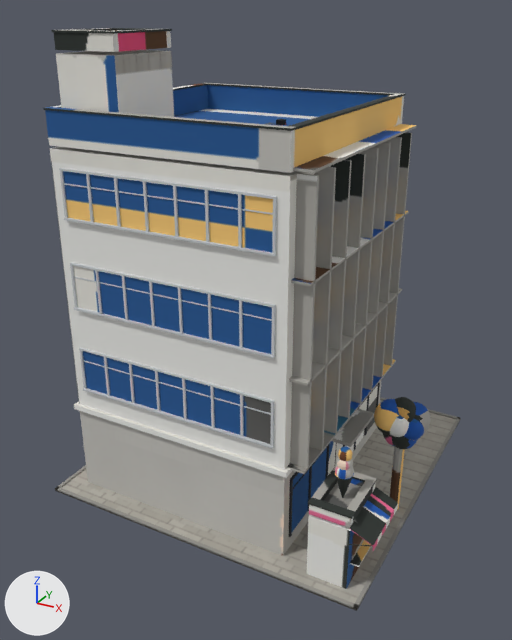
An edit to the glTF model openttd/media/baseset/decouple/objekty/mirne/dum_0d_kancelare.glb, drawn before and after from the same camera.
One viewpoint serves both versions: a 50 mm camera at (18.4, -15.0, 17.1) aimed at (6.7, 6.2, 6.4). Lighting does not change. The marker at lower left points along +X, +Y and +Z. The older version comes first. Where no turn or scale is listed for an object, it has been applied to the vertices. Vertices at exactly the same position are counted once.
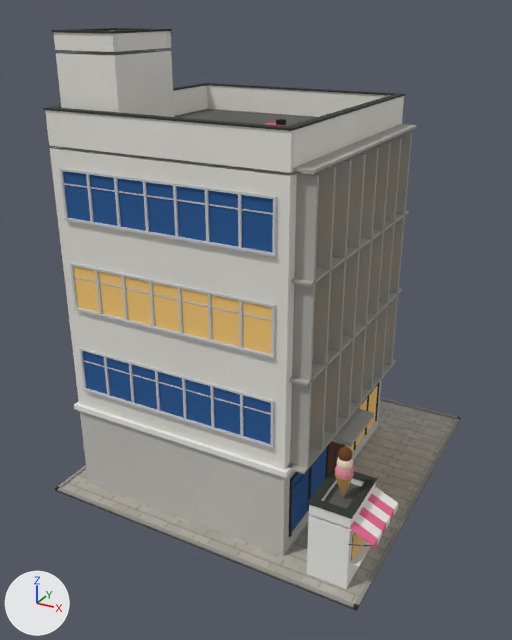
Changed parts and their boxes [x1, y1, x2, y2] in the pictures (512 x 640 px; the box of a moved part takes in the faces that stretch with it):
'Mesh_0', surface changed, reshaped: [43, 28, 460, 611] in both
'Mesh_1', surface changed: [73, 266, 378, 560] in both
part 1 of me_mesh_0, deleted: before [374, 397, 431, 510]
part 2 of me_mesh_0, moved or reshaped: [339, 447, 352, 455] in both
part 3 of me_mesh_0, surface changed: [45, 28, 416, 589] in both

Edits to the bpy script that builds the scene:
```text
Change mat_atlas:
    where n3 = _N.new('ShaderNodeMapping'); n3.name = 'Mapping'
    n3.inputs[1].default_value: (0.00358, -14.28, 0.0) -> (0.00345, -14.28, 0.0)  # 'Location'
    n3.inputs[3].default_value: (15.64, 15.23, 1.0) -> (15.56, 15.23, 1.0)  # 'Scale'
Change me_mesh_0:
    used by ob_mesh_0; location = (0.71, 13.68, 0.0)
    remove me_mesh_0.from_pydata(...)  # 5322 vertices, 10064 faces; spans x 0.0..12.7, y -12.7..0.0, z 0.0..16.5
    add me_mesh_0.from_pydata(...)  # 3682 vertices, 6828 faces; spans x 0.0..12.6, y -12.7..0.0, z 0.0..16.5
    me_mesh_0 part 1: 11 loose pieces with 1640 vertices, spanning x 10.9..12.7, y -8.3..-6.6, z 0.0..4.7, are deleted
    me_mesh_0 part 2
    27 faces are deleted
    6 vertices move within x 11.0..11.2, y -11.1..-10.9, z 4.1..4.5
    27 new faces join them
    me_mesh_0 part 3: 1177 kept faces spanning x 0.7..12.6, y -12.2..-0.2, z 0.0..16.5 get new texture (UV) coordinates
Change me_mesh_1:
    where me_mesh_1.from_pydata(...)  # 240 vertices, 120 faces; spans x 0.77..11.82, y -11.83..-2.4, z 0.6..12.32
    used by ob_mesh_1; location = (0.71, 13.68, 0.0)
    me_mesh_1 part 4: texture (UV) coordinates of 36 of 120 faces, centred in x 0.77..11.82, y -11.76..-2.4, z 1.33..11.8, changed; they spanned u 0.0..0.05, v 0.94..0.99 and now span u 0.0..0.05, v 0.94..0.99
```
